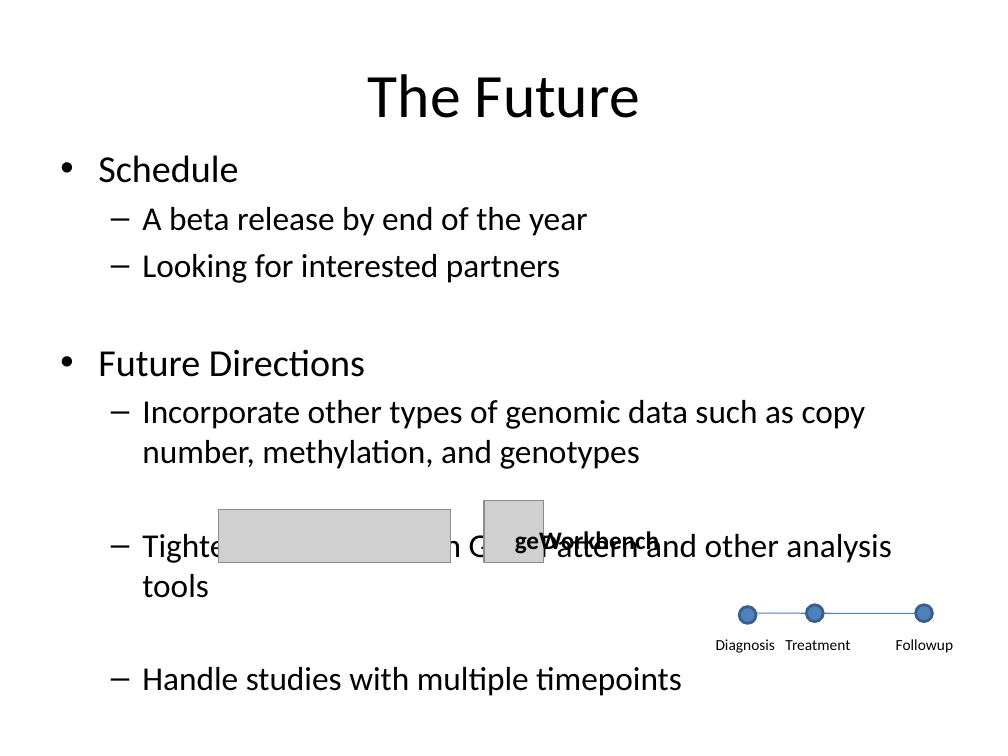
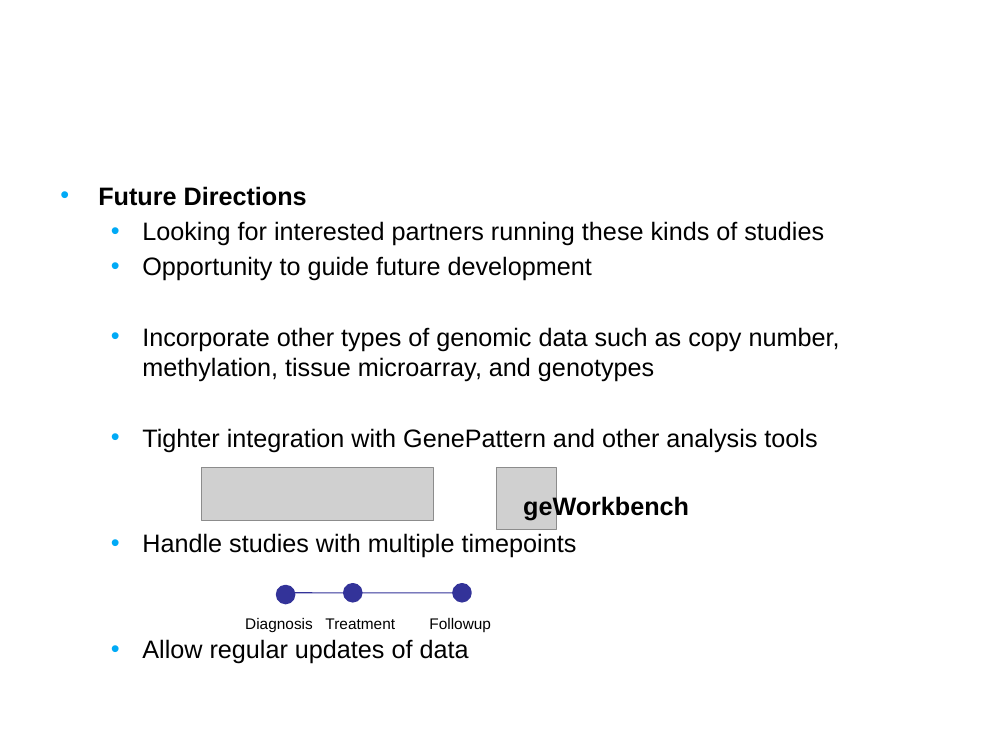
Before and after one commit to NCIP/caintegrator, a slide deck: slide 13 of docs/project_management/external_meetings/ICR Workspace Mtg Sept 2008 Slides.pptx. Drawn at 1008x756 pixels with LibreOffice and Linux fonts; fonts in the diff are those of the drawing; grey boxes stand for pictures; background and template pictures are left out. Boxes give left, top, right and bottom in pixels: in the first picture for what was removed or moved away, otherwise in the second. Text is boxed around its words. In the diff, an @@ line names an element or a change of style, - is before the commit and + after.

```diff
--- a/docs/project_management/external_meetings/ICR Workspace Mtg Sept 2008 Slides.pptx
+++ b/docs/project_management/external_meetings/ICR Workspace Mtg Sept 2008 Slides.pptx
@@ title "The Future": place and size @@
-title "The Future" at bbox=[368, 74, 640, 118]
+title "The Future" at bbox=[98, 187, 176, 206]
@@ title "The Future" at bbox=[98, 187, 176, 206]: size 44 to 24 pt, font Calibri to Arial, text colour #000000 to #FFFFFF, bold on; alignment centre to left @@
@@ text at bbox=[98, 155, 588, 283]: paragraphs removed @@
-• Schedule
-  – A beta release by end of the year
-  – Looking for interested partners
@@ text at bbox=[142, 186, 817, 664]: size 27.2 to 18 pt, bold on in "Future Directions"; font Calibri to Arial in "Future Directions", "Tighter integration with GenePattern and other analysis ...", "Handle studies with multiple timepoints", "Allow regular updates of data"; size 23.8 to 18 pt in "Tighter integration with GenePattern and other analysis ...", "Handle studies with multiple timepoints", "Allow regular updates of data"; less space between paragraphs; bullet – to • @@
@@ text at bbox=[142, 221, 840, 382]: text changed; size 23.8 to 18 pt; font Calibri to Arial @@
-  – Incorporate other types of genomic data such as copy number, methylation, and genotypes
+  • Looking for interested partners running these kinds of studies
+  • Opportunity to guide future development
+  • Incorporate other types of genomic data such as copy number, methylation, tissue microarray, and genotypes
@@ picture: place and size @@
-picture at bbox=[219, 509, 451, 562]
+picture at bbox=[202, 468, 433, 521]
@@ picture: place and size @@
-picture at bbox=[484, 501, 543, 562]
+picture at bbox=[496, 468, 555, 529]
@@ text "geWorkbench": place and size @@
-text "geWorkbench" at bbox=[515, 529, 659, 556]
+text "geWorkbench" at bbox=[523, 495, 689, 521]
@@ text "geWorkbench" at bbox=[523, 495, 689, 521]: font Calibri to Arial @@
@@ 3 ellipses: place and size @@
-3 ellipses at bbox=[739, 605, 932, 624]
+3 ellipses at bbox=[277, 585, 471, 603]
@@ fill #4F81BD to #333399; outline #3A5F8C 2 pt to #333399 2 pt in 3 elements at bbox=[454, 585, 471, 602], bbox=[345, 585, 362, 602], bbox=[277, 586, 294, 603] @@
@@ line moved from (748, 613) - (924, 614) to (285, 593) - (462, 593) @@
@@ line (285, 593) - (462, 593): stroke #4B7EBC 0.75 pt to #333399 0.75 pt @@
@@ text "Diagnosis Treatment Followup" at bbox=[245, 618, 491, 632]: font Calibri to Arial @@
@@ text "Diagnosis Treatment Followup": place and size @@
-text "Diagnosis Treatment Followup" at bbox=[716, 639, 953, 653]
+text "Diagnosis Treatment Followup" at bbox=[245, 618, 491, 632]
```
Also in this commit, not shown: 9 other slides changed.
